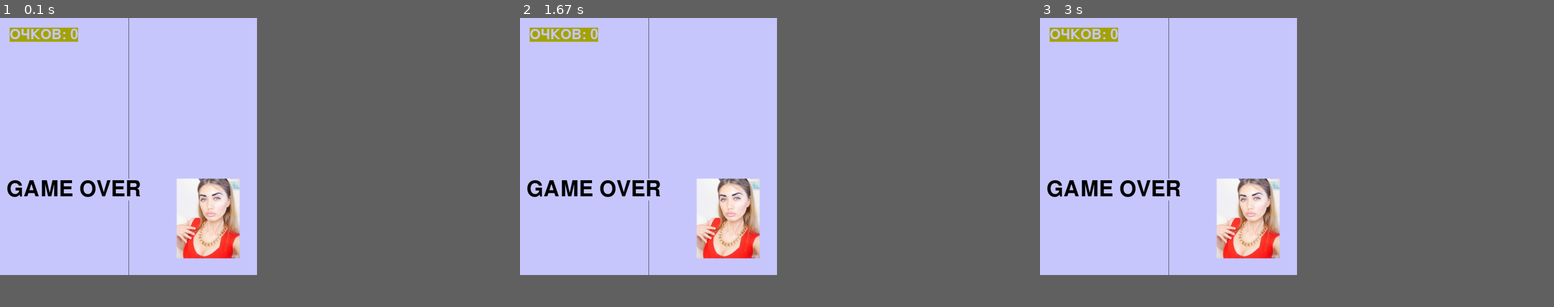
Above: before the commit, frames 1-3 (left to right).
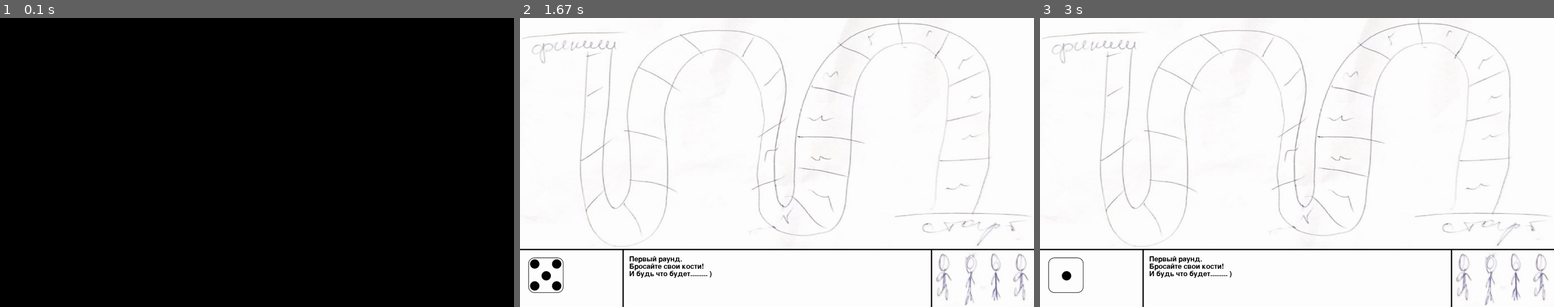
Above: after the commit, the same moments.

Repository: shdwdmn/hello_pygame
Game: pygame game, started from dice.py
Same seed, same stepped clock (60 frames per second), same inputs: the game is played once before the commit and once after it.
Inputs:
- Up to frame 1 (0.1 s): no input
- Up to frame 2 (1.67 s): no input
- Up to frame 3 (3 s): no input
In our replay, the window is 450x450 before the commit and 900x506 after it. These sizes can differ from the game's own. Grey fills any space a smaller window leaves; there, only what the larger window draws over its background counts as a difference.

The runs differ from the first frame. In frame 1, 44% of the frame differs, in the area x 0-50%, y 0-89%; in frame 2, 46%, in the area x 0-100%, y 0-100%; in frame 3, 46%.

Commit message:
lot of work in dice some images

Diff:
--- a/dice.py
+++ b/dice.py
@@ -1,89 +1,161 @@
 import os
-import pygame
+import random
+import pygame as pg
 
-window_w = 800
-window_h = 800
-black_color = (0, 0, 0)
-score_color = (165, 165, 0)
-background_color = (200, 200, 255)
+window_w = 1600
+window_h = 900
+bar_split = int(window_h / 5 * 4)
+text_split = int(window_w / 5 * 1)
+character_split = int(window_w / 5 * 4)
+window_position = '150, 50'
+black_color = pg.Color('black')
+score_color = pg.Color('darkolivegreen4')
+background_color = pg.Color('white')
+background_image = pg.image.load('images/background_draft.png')
+background_image = pg.transform.scale(background_image, (window_w, bar_split))
+char_size = (80, 180)
+char_images = [pg.image.load('images/char1.png'),
+               pg.image.load('images/char2.png'),
+               pg.image.load('images/char3.png'),
+               pg.image.load('images/char4.png')]
+dice_images = [pg.image.load('images/Alea_1.png'),
+               pg.image.load('images/Alea_2.png'),
+               pg.image.load('images/Alea_3.png'),
+               pg.image.load('images/Alea_4.png'),
+               pg.image.load('images/Alea_5.png'),
+               pg.image.load('images/Alea_6.png')]
+for i in range(0, len(char_images)):
+    char_images[i] = pg.transform.scale(char_images[i], char_size)
+re_roll_count = 10  # frames count for dice animation
+
 font_path = 'fonts/Ritalin.ttf'
+os.environ['SDL_VIDEO_WINDOW_POS'] = window_position
 
-os.environ['SDL_VIDEO_WINDOW_POS'] = "1120,180"
-pygame.init()
-screen = pygame.display.set_mode((window_w, window_h))
-pygame.display.set_caption("MAP")
-clock = pygame.time.Clock()
+pg.init()
+screen = pg.display.set_mode((window_w, window_h))
+pg.display.set_caption("MAP")
+clock = pg.time.Clock()
 
 
 def draw_text(text, size, position, color, background):
-    font = pygame.font.Font(font_path, size)
+    font = pg.font.Font(font_path, size)
     text = font.render(text, True, color, background)
     screen.blit(text, (position, (0, 0)))
     text_rect = text.get_rect()
-    return text_rect
-
-
-class Grid:
-    def __init__(self):
-        pass
+    text_height = text_rect[3]-text_rect[1]
+    text_weight = text_rect[2]-text_rect[0]
+    return text_height, text_weight
 
 
 class MainScreen:
     def __init__(self):
         screen.fill(background_color)
-        pygame.draw.line(screen, black_color, (int(window_w/2), 0), (int(window_w/2), window_h))
+        screen.blit(background_image, (0, 0))
+        pg.draw.line(screen, black_color, (0, bar_split), (window_w, bar_split), 4)
+        pg.draw.line(screen, black_color, (text_split, bar_split), (text_split, window_h), 4)
+        pg.draw.line(screen, black_color, (character_split, bar_split), (character_split, window_h), 4)
 
 
-class Message(object):
+class Grid:
     def __init__(self):
-        self.position = (20, 500)
+        for x in range(0, window_w, 100):
+            pg.draw.line(screen, black_color, (x, 0), (x, window_h))
+        for y in range(0, window_h, 100):
+            pg.draw.line(screen, black_color, (0, y), (window_w, y))
+
+
+class Message:
+    def __init__(self):
+        self.string_no = 0
+        self.border = 20
+        self.position = (text_split + self.border, bar_split + self.border)
+        self.step = self.border
 
     def display(self, string, size=32, color=black_color, background=None):
-        draw_text(string, size, self.position, color, background)
+        text_height, text_weight = draw_text(string, size, self.position, color, background)
+        self.step += text_height
+        self.position = (text_split + self.border, bar_split + self.step)
 
 
 class Score:
     def __init__(self):
-        self.position = (30, 30)
+        self.position = (30, bar_split + 30)
 
-    def update(self, count):
-        draw_text(f'ОЧКОВ: {count}', 64, self.position, background_color, score_color)
+    def update(self, _count):
+        draw_text(f'ОЧКОВ: {_count}', 64, self.position, background_color, score_color)
+
+
+class Dice:
+    def __init__(self):
+        self.border = 25
+        self.position = (self.border, bar_split + self.border)
+        self.update()
+
+    def update(self):
+        global roll_count
+        global roll_back
+        if roll_count > 0:
+            roll_back = random.randrange(5)
+        sprite = dice_images[roll_back]
+        screen.blit(sprite, self.position)
+        roll_count -= 1
+
+    def roll(self):
+        global roll_count
+        global re_roll_count
+        roll_count = re_roll_count
+        self.update()
 
 
 class Player:
-    def __init__(self):
-        player = pygame.image.load('images/chika.png')
-        screen.blit(player, (550, 500))
+    def __init__(self, number):
+        border = 3
+        sprite = char_images[number-1]
+        screen.blit(sprite, (character_split + char_size[0]*(number-1) + border, bar_split + border))
 
 
 terminated = False
-x = 550
-y = 500
-score = 0
-step = 10
+count = 0
+roll_count = re_roll_count  # to start animation immediately
+roll_back = None
 while not terminated:  # main cycle
-    clock.tick(15)
-    for event in pygame.event.get():
-        if event.type == pygame.QUIT:  # 'close' button event
+    clock.tick(5)
+
+    main = MainScreen()
+    # g = Grid()
+    player1 = Player(1)
+    player2 = Player(2)
+    player3 = Player(3)
+    player4 = Player(4)
+    # score = Score()
+    dice = Dice()
+    message = Message()
+
+    for event in pg.event.get():
+        if event.type == pg.QUIT:  # 'close' button event
             terminated = True
 
-    keys = pygame.key.get_pressed()
-    # if keys[pygame.K_LEFT]:
+    # keys = pg.key.get_pressed()
+    # if keys[pg.K_LEFT]:
     #     x -= step
-    # if keys[pygame.K_RIGHT]:
+    # if keys[pg.K_RIGHT]:
     #     x += step
-    # if keys[pygame.K_DOWN]:
+    # if keys[pg.K_DOWN]:
     #     y += step
-    # if keys[pygame.K_UP]:
+    # if keys[pg.K_UP]:
     #     y -= step
 
-    MainScreen.__init__(MainScreen())
-    Score.update(Score(), 0)
-    Player.__init__(Player())
-    Message.display(Message(), 'GAME OVER', 99, background=background_color)
+    # score.update(count)
 
-    pygame.display.update()  # redraw
+    message.display('Первый раунд.')
+    message.display('Бросайте свои кости!')
+    message.display('И будь что будет......... )')
+    # message.display('GAME OVER', 99, background=background_color)
+
+    # dice.roll()
+
+    pg.display.update()  # redraw
 
 # if terminated:  # if window closed
-pygame.quit()
+pg.quit()
 quit()
Binary file added: images/Alea_1.png
Binary file added: images/Alea_2.png
Binary file added: images/Alea_3.png
Binary file added: images/Alea_4.png
Binary file added: images/Alea_5.png
Binary file added: images/Alea_6.png
Binary file added: images/background_draft.png
Binary file added: images/cat.png
Binary file added: images/char1.png
Binary file added: images/char2.png
Binary file added: images/char3.png
Binary file added: images/char4.png
